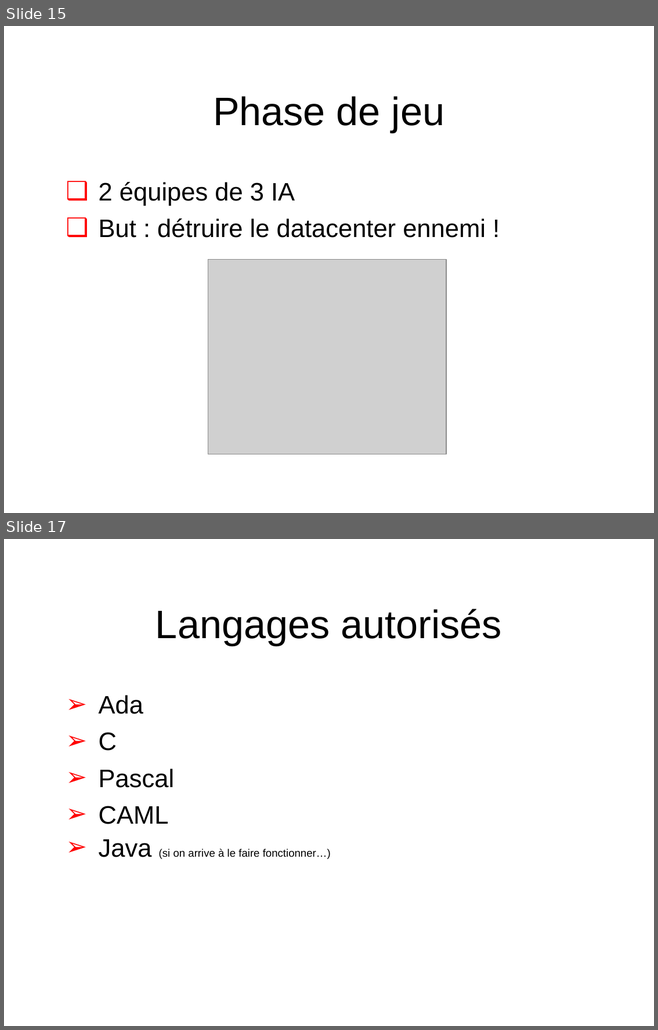
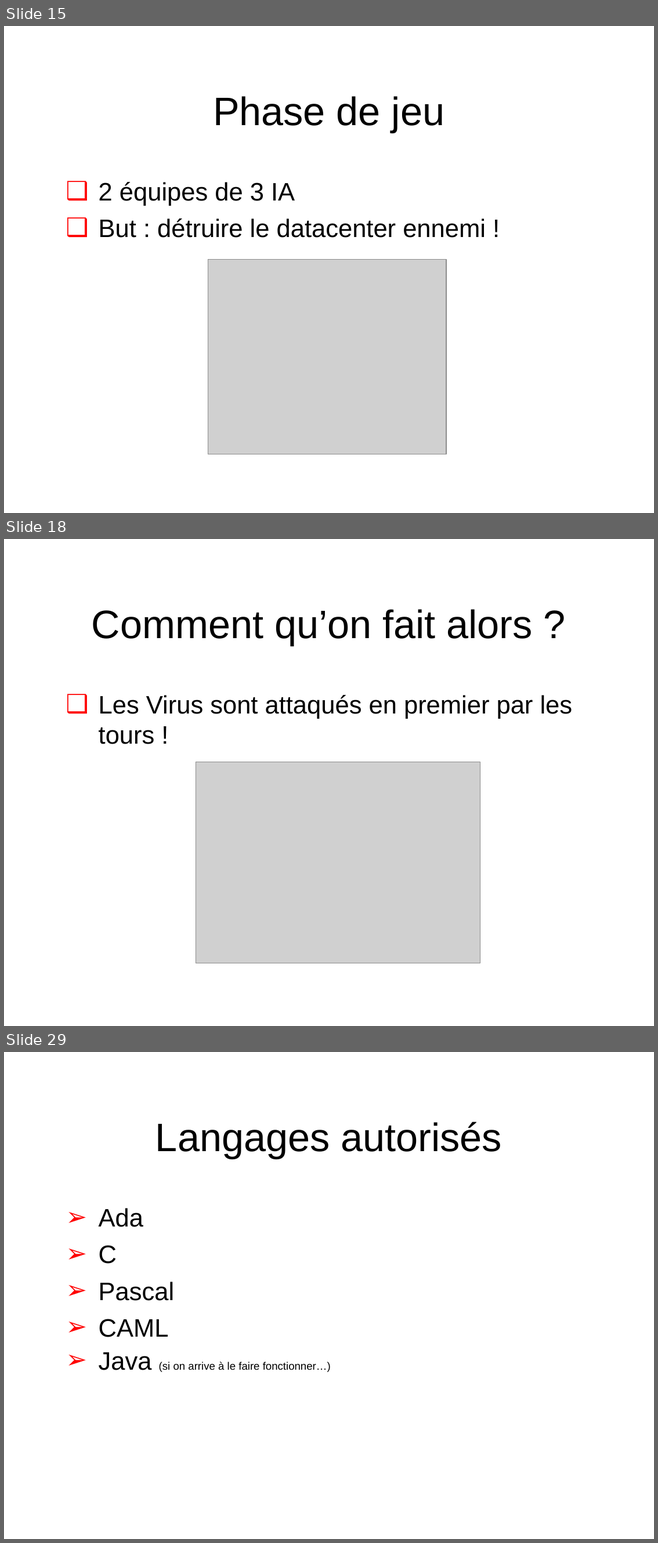
Before and after one commit to Scriptopathe/codinsa2015, a slide deck: Doc/Cod-INSA_Finale.ppt. Shown one above the other, each under a label of ours: slides 15 and 17 before the commit, slides 15, 18 and 29 after it; the slides between them are not shown. The pictures are 658x1030 and 658x1543 pixels, drawn with LibreOffice and Linux fonts; fonts in the diff are those of the drawing; grey boxes stand for pictures; background and template pictures are left out. Boxes give left, top, right and bottom in pixels: in the first picture for what was removed or moved away, otherwise in the second. Text is boxed around its words. In the diff, an @@ line names an element or a change of style, - is before the commit and + after.

```diff
--- a/Doc/Cod-INSA_Finale.ppt
+++ b/Doc/Cod-INSA_Finale.ppt
@@ slide 18 added at box(4, 539, 654, 1026), background #FFFFFF; not listed: 1 template element that a slide beside it also shows @@
@@ title added at box(92, 609, 532, 646), 44 pt, text #000000 @@
+Comment qu’on fait alors ?
@@ text added at box(99, 695, 572, 744), 28 pt, text #000000 @@
+  ❑ Les Virus sont attaqués en premier par les tours !
@@ picture added at box(195, 762, 480, 963) @@
@@ what was slide 17 is now slide 29 @@
```
Also in this commit, not shown: 1 slide changed, 11 other slides added, 26 other files.
